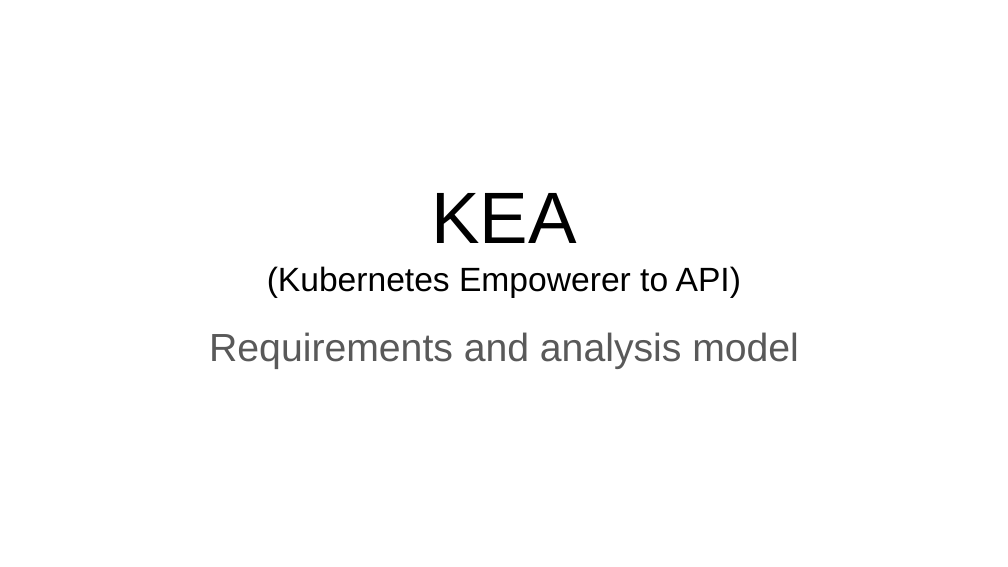
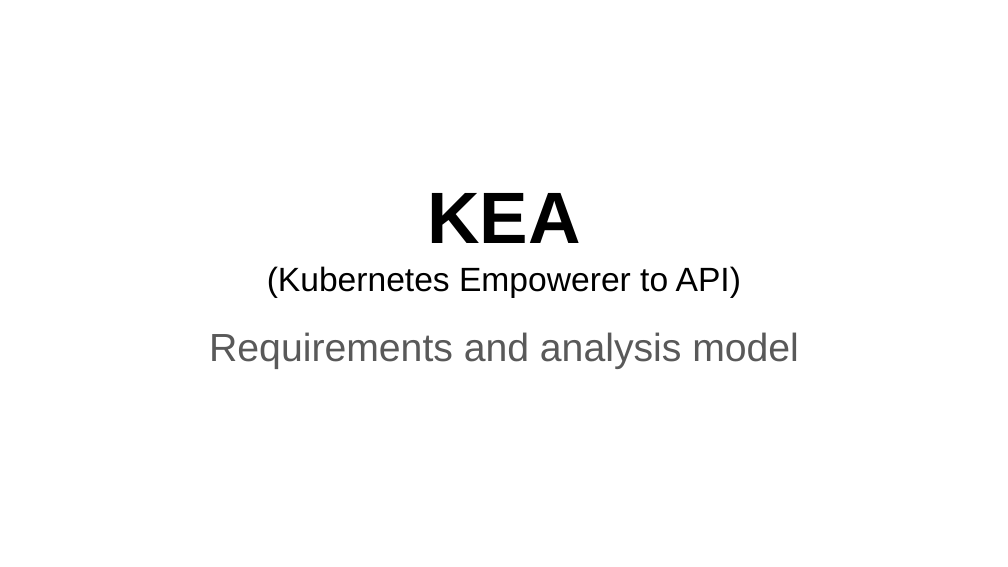
Before and after one commit to fanglores/Advanced-Software-Design, a slide deck: slide 1 of Practice Tasks/Final_Task/K8C_FinalTask1_(Task7).pptx. Drawn at 1008x567 pixels with LibreOffice and Linux fonts; fonts in the diff are those of the drawing. Boxes give left, top, right and bottom in pixels: in the first picture for what was removed or moved away, otherwise in the second. Text is boxed around its words. In the diff, an @@ line names an element or a change of style, - is before the commit and + after.

```diff
--- a/Practice Tasks/Final_Task/K8C_FinalTask1_(Task7).pptx
+++ b/Practice Tasks/Final_Task/K8C_FinalTask1_(Task7).pptx
@@ title "KEA (Kubernetes Empowerer to API)" at (267,193,741,298): bold on in "KEA" @@
```
Also in this commit, not shown: 10 other slides changed, 3 slides added, 2 slides removed, 1 other file.
